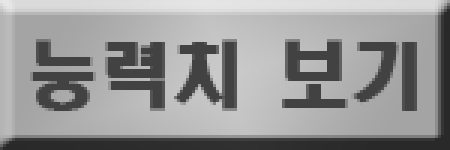
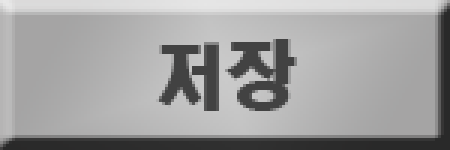
Layers edited between the first and the second 450 x 150 image:
renamed "능력치 보기" to "저장", painted on it over [30, 39, 417, 111]
